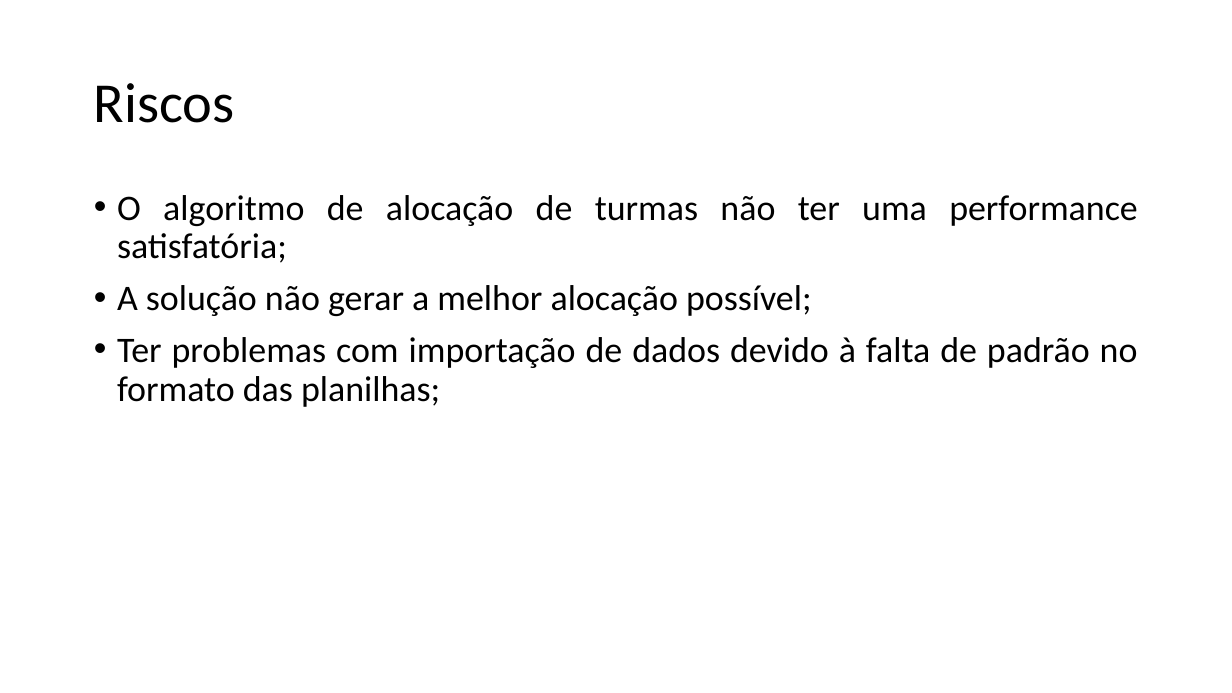
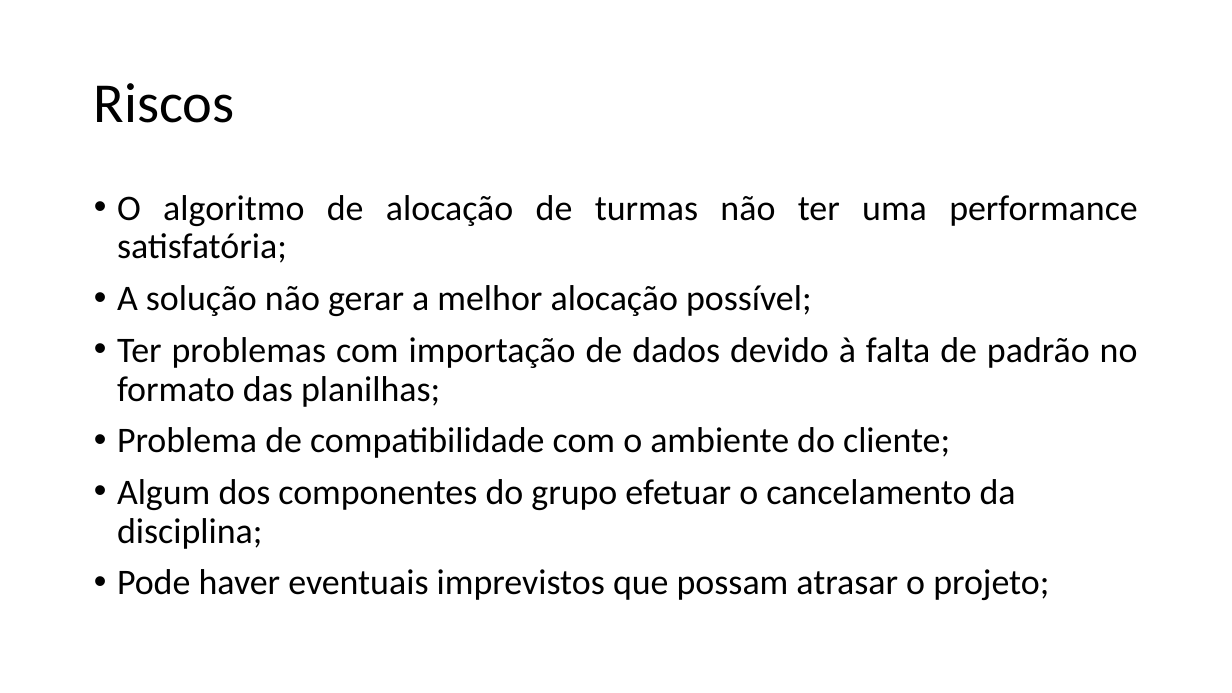
Before and after one commit to brunoccst/GerenciamentoDeEspacoFisico, a slide deck: slide 5 of Sumário executivo.pptx. Drawn at 1232x693 pixels with LibreOffice and Linux fonts; fonts in the diff are those of the drawing. Boxes give left, top, right and bottom in pixels: in the first picture for what was removed or moved away, otherwise in the second. Text is boxed around its words. In the diff, an @@ line names an element or a change of style, - is before the commit and + after.

Commit message:
Adicionando riscos e custos

```diff
--- a/Sumário executivo.pptx
+++ b/Sumário executivo.pptx
@@ text at (117,427,1049,600): paragraphs added @@
+• Problema de compatibilidade com o ambiente do cliente;
+• Algum dos componentes do grupo efetuar o cancelamento da disciplina;
+• Pode haver eventuais imprevistos que possam atrasar o projeto;
```
Also in this commit, not shown: 1 other slide changed, 1 other file.
